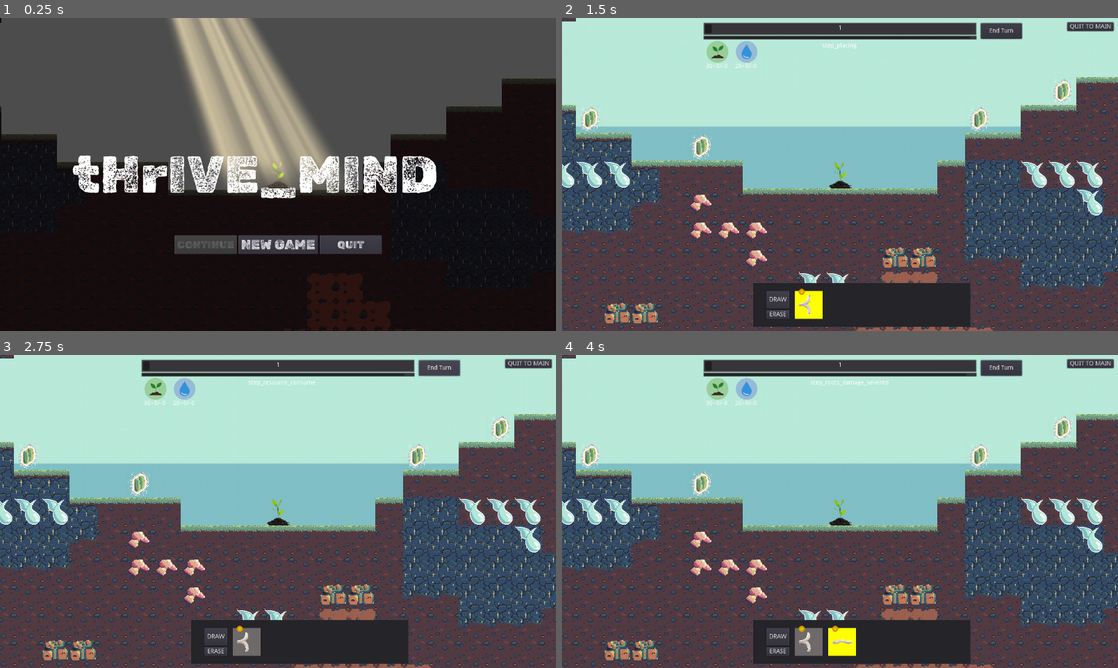
Above: before the commit, frames 1-4 (two rows, left to right).
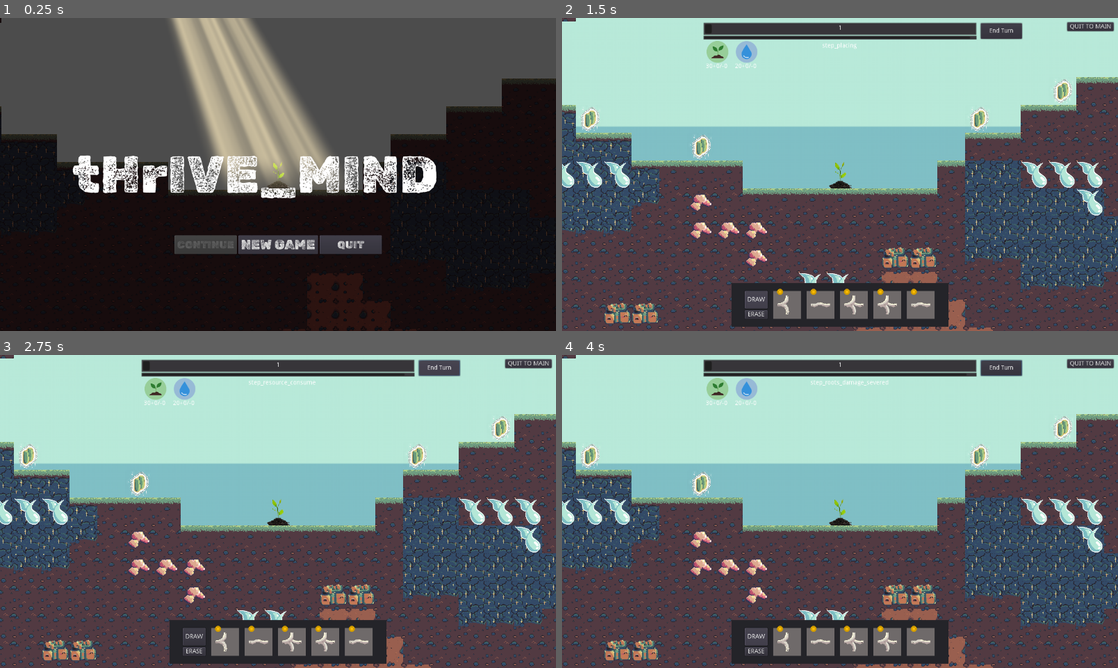
Above: after the commit, the same moments.

Repository: Gouellie/Roots
Game: Godot game, scene res://src/screens/main_menu.tscn
Two runs of this game, one before a commit and one after it. Both use one fixed random seed, a clock stepped at 60 frames per second and the inputs below.
Inputs:
- Up to frame 1 (0.25 s): no input
- Up to frame 2 (1.5 s): click "NEW GAME" at 0.5 s; click "DRAW" at 1.25 s
- Up to frame 3 (2.75 s): click "End Turn" at 2 s
- Up to frame 4 (4 s): click "End Turn" at 2.75 s; click "DRAW" at 3.5 s

The runs differ from the first frame. In frame 1, less than 0.1% of the frame differs, in the area x 49-52%, y 46-50%; in frame 2, 3.6%, in the area x 30-74%, y 46-99%; in frame 3, 3.3%; in frame 4, 3.4%.

Commit message:
Update to tiles drawing
- Tiles are now drawn in bulk instead of one at a time.
- Tiles are now drawn on game start

Diff:
--- /dev/null
+++ b/assets/shaders/wind_sway_shader.tres
@@ -0,0 +1,58 @@
+[gd_resource type="ShaderMaterial" load_steps=2 format=2]
+
+[sub_resource type="Shader" id=5]
+code = "// original wind shader from https://github.com/Maujoe/godot-simple-wind-shader-2d/tree/master/assets/maujoe.simple_wind_shader_2d
+// original script modified by HungryProton so that the assets are moving differently : https://pastebin.com/VL3AfV8D
+//
+// speed - The speed of the wind movement.
+// minStrength - The minimal strength of the wind movement.
+// maxStrength - The maximal strength of the wind movement.
+// strengthScale - Scalefactor for the wind strength.
+// interval - The time between minimal and maximal strength changes.
+// detail - The detail (number of waves) of the wind movement.
+// distortion - The strength of geometry distortion.
+// heightOffset - The height where the wind begins to move. By default 0.0.
+
+shader_type canvas_item;
+render_mode blend_mix;
+
+// Wind settings.
+uniform float speed = 1.0;
+uniform float minStrength : hint_range(0.0, 1.0) = 0.05;
+uniform float maxStrength : hint_range(0.0, 1.0) = 0.01;
+uniform float strengthScale = 100.0;
+uniform float interval = 3.5;
+uniform float detail = 1.0;
+uniform float distortion : hint_range(0.0, 1.0);
+uniform float heightOffset : hint_range(0.0, 1.0);
+
+// With the offset value, you can if you want different moves for each asset. Just put a random value (1, 2, 3) in the editor. Don't forget to mark the material as unique if you use this
+uniform float offset = 0;
+
+
+float getWind(vec2 vertex, vec2 uv, float time){
+    float diff = pow(maxStrength - minStrength, 2.0);
+    float strength = clamp(minStrength + diff + sin(time / interval) * diff, minStrength, maxStrength) * strengthScale;
+    float wind = (sin(time) + cos(time * detail)) * strength * max(0.0, (1.0-uv.y) - heightOffset);
+
+    return wind;
+}
+
+void vertex() {
+    vec4 pos = WORLD_MATRIX * vec4(0.0, 0.0, 0.0, 1.0);
+    float time = TIME * speed + offset;
+    //float time = TIME * speed + pos.x * pos.y  ; not working when moving...
+    VERTEX.x += getWind(VERTEX.xy, UV, time);
+}"
+
+[resource]
+shader = SubResource( 5 )
+shader_param/speed = 1.0
+shader_param/minStrength = 0.05
+shader_param/maxStrength = 0.01
+shader_param/strengthScale = 100.0
+shader_param/interval = 3.5
+shader_param/detail = 1.0
+shader_param/distortion = null
+shader_param/heightOffset = null
+shader_param/offset = 0.0
--- a/src/scenes/librairies/plants/plant.tscn
+++ b/src/scenes/librairies/plants/plant.tscn
@@ -1,8 +1,9 @@
-[gd_scene load_steps=5 format=2]
+[gd_scene load_steps=6 format=2]
 
 [ext_resource path="res://assets/plants/plant.png" type="Texture" id=1]
 [ext_resource path="res://src/scenes/librairies/plants/plant.gd" type="Script" id=2]
 [ext_resource path="res://assets/icons/invalid.png" type="Texture" id=3]
+[ext_resource path="res://assets/shaders/wind_sway_shader.tres" type="Material" id=4]
 
 [sub_resource type="CircleShape2D" id=1]
 radius = 14.0
@@ -11,6 +12,7 @@
 script = ExtResource( 2 )
 
 [node name="Sprite" type="Sprite" parent="."]
+material = ExtResource( 4 )
 texture = ExtResource( 1 )
 
 [node name="Area2D" type="Area2D" parent="."]
--- a/src/screens/main_menu.tscn
+++ b/src/screens/main_menu.tscn
@@ -1,10 +1,11 @@
-[gd_scene load_steps=10 format=2]
+[gd_scene load_steps=11 format=2]
 
 [ext_resource path="res://assets/plants/plant.png" type="Texture" id=1]
 [ext_resource path="res://src/screens/main_menu.gd" type="Script" id=2]
 [ext_resource path="res://assets/theme/main_theme.tres" type="Theme" id=3]
 [ext_resource path="res://assets/theme/fonts/RubikDirt-Regular.ttf" type="DynamicFontData" id=4]
 [ext_resource path="res://src/scenes/terrain_moderate_2.tscn" type="PackedScene" id=5]
+[ext_resource path="res://assets/shaders/wind_sway_shader.tres" type="Material" id=6]
 
 [sub_resource type="DynamicFont" id=1]
 size = 31
@@ -194,6 +195,7 @@
 text = "tHrIVE_MIND"
 
 [node name="TextureRect" type="TextureRect" parent="."]
+material = ExtResource( 6 )
 anchor_left = 0.5
 anchor_top = 0.5
 anchor_right = 0.5
--- a/src/ui/tilebox.gd
+++ b/src/ui/tilebox.gd
@@ -1,5 +1,6 @@
 extends Panel
 
+export var use_random : bool = false
 export var max_tiles_count : int = 5
 
 const tile_panel_scene := preload("res://src/ui/tilepanel.tscn")
@@ -11,7 +12,12 @@
 
 func _ready() -> void:
 	Events.connect("tilepanel_selected", self, "on_selected_tile_changed")
-	Events.connect("tile_placed", self, "on_tile_placed")
+	if use_random:
+		_draw_tiles()
+		Events.connect("tile_placed", self, "on_tile_placed")
+	else:
+		_draw_tiles_no_random()
+		$CenterContainer/TileContainer/VBoxContainer/Button_DrawTile.disabled = true
 
 
 func on_selected_tile_changed(new_selection : TilePanel, tile : TileBlueprint) -> void:
@@ -23,10 +29,22 @@
 
 
 func _on_Button_DrawTile_pressed() -> void:
-	if tile_container.get_child_count() > max_tiles_count:
-		return
-	var new_tile = tile_panel_scene.instance()
-	tile_container.add_child(new_tile)
+	_draw_tiles()
+
+
+func _draw_tiles() -> void:
+	var tiles_count = tile_container.get_child_count()
+	for i in range(tiles_count, max_tiles_count + 1):
+		var new_tile = tile_panel_scene.instance()
+		tile_container.add_child(new_tile)
+
+
+func _draw_tiles_no_random() -> void:
+	for i in range(4):
+		var new_tile = tile_panel_scene.instance()
+		new_tile.random_tile = false
+		new_tile.tile_index = i + 1
+		tile_container.add_child(new_tile)
 
 
 func on_tile_placed(tile) -> void:
--- a/src/ui/tilebox.tscn
+++ b/src/ui/tilebox.tscn
@@ -7,12 +7,13 @@
 anchor_top = 1.0
 anchor_right = 0.5
 anchor_bottom = 1.0
-margin_left = -200.0
+margin_left = -250.0
 margin_top = -100.0
-margin_right = 300.0
+margin_right = 250.0
 grow_vertical = 0
 rect_min_size = Vector2( 500, 100 )
 script = ExtResource( 2 )
+use_random = true
 
 [node name="CenterContainer" type="CenterContainer" parent="."]
 anchor_right = 1.0
--- a/src/ui/tilepanel.gd
+++ b/src/ui/tilepanel.gd
@@ -8,13 +8,16 @@
 
 var is_selected : bool = false setget set_is_selected
 
+export var random_tile : bool = true
+export var tile_index : int = 0
+
 onready var default := color
 onready var tile_blueprint : TileBlueprint
 
 
 func _ready() -> void:
 	tile_blueprint = tile_scene.instance() as TileBlueprint
-	tile_blueprint.tile_index = randi()%4+1
+	tile_blueprint.tile_index = randi()%4+1 if random_tile else tile_index
 	tile_blueprint.scale = Vector2(0.7, 0.7)
 	tile_blueprint.position = $TileCenterPos.rect_position
 	add_child(tile_blueprint)
